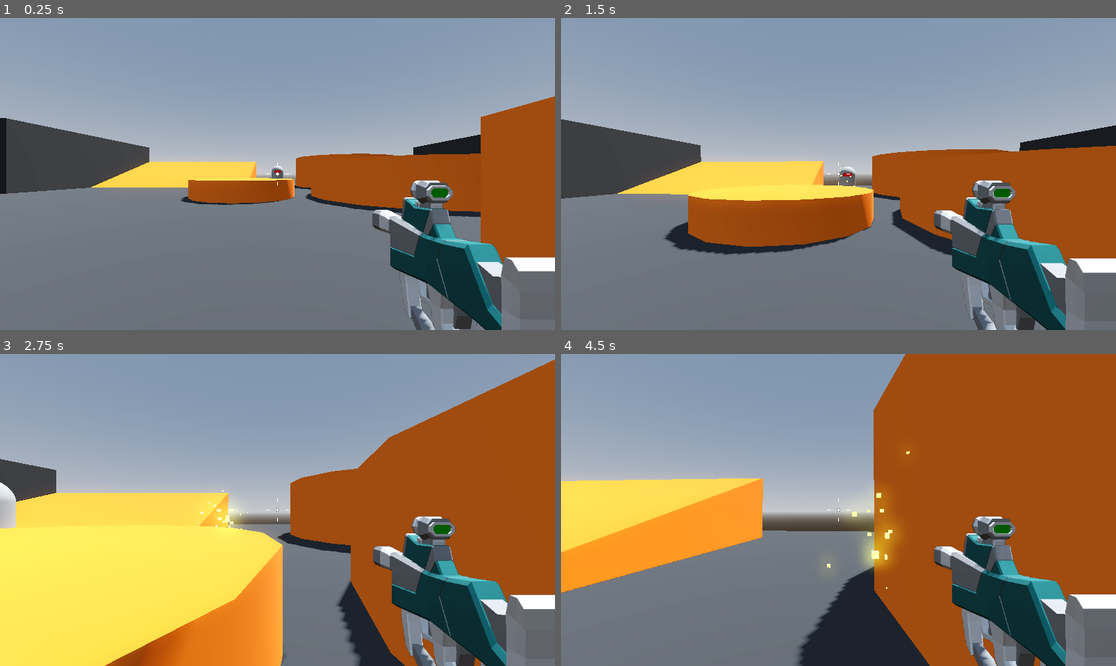
Above: before the commit, frames 1-4 (two rows, left to right).
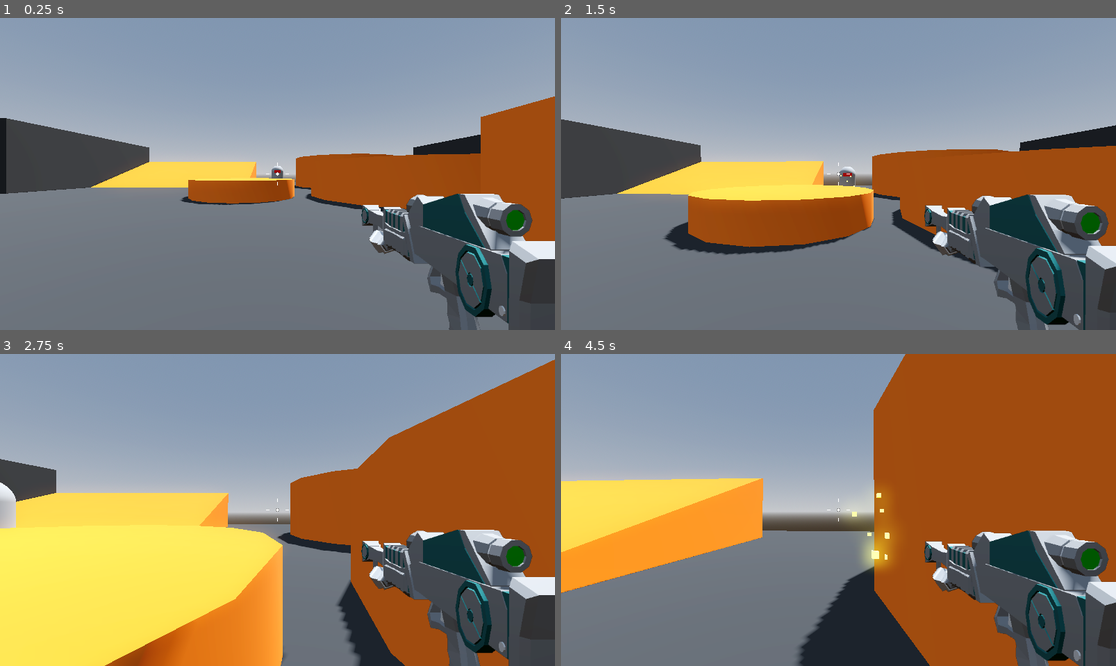
Above: after the commit, the same moments.

Repository: BlurryGames/RoboRampage
Game: Godot game, scene res://levels/sand_box.tscn
The game is run twice, just before and just after one commit, with the same random seed, the same clock (stepped at 60 frames per second) and the same inputs.
Inputs (mouse positions are in pixels of both pictures, inside the frame that each line leads up to):
- Up to frame 1 (0.25 s): no input
- Up to frame 2 (1.5 s): tap Enter at 0.5 s; move the mouse to (866, 174) at 0.52 s; press the mouse at (866, 174) at 0.53 s; hold W (move_forward) from 0.53 s (still down); tap Space (jump) at 0.77 s; move the mouse to (810, 174) at 1.27 s; release the mouse at (810, 174) at 1.28 s; click (810, 174) at 1.35 s
- Up to frame 3 (2.75 s): keep holding W (move_forward); tap Space (jump) at 1.52 s; move the mouse to (288, 503) at 2.02 s; press the mouse at (288, 503) at 2.03 s
- Up to frame 4 (4.5 s): keep holding W (move_forward); move the mouse to (832, 516) at 2.77 s; release the mouse at (832, 516) at 2.78 s; click (832, 516) at 2.85 s; tap Space (jump) at 3.02, 3.77 s; move the mouse to (877, 513) at 3.52 s; press the mouse at (877, 513) at 3.53 s; move the mouse to (794, 506) at 4.27 s; release the mouse at (794, 506) at 4.28 s; click (794, 506) at 4.35 s

The runs differ from the first frame. In frame 1, 11% of the frame differs, in the area x 65-100%, y 51-100%; in frame 2, 11%; in frame 3, 12%; in frame 4, 12%, in the area x 47-100%, y 31-100%.

Commit message:
Section4: Robo Rampage / Lesson21: Weapon Variety

Diff:
--- a/enemy/enemy.tscn
+++ b/enemy/enemy.tscn
@@ -11,6 +11,45 @@
 
 [sub_resource type="BoxMesh" id="BoxMesh_5pie4"]
 size = Vector3(0.5, 0.2, 0.2)
+
+[sub_resource type="Animation" id="Animation_7t68i"]
+length = 0.001
+tracks/0/type = "value"
+tracks/0/imported = false
+tracks/0/enabled = true
+tracks/0/path = NodePath("Visor:position")
+tracks/0/interp = 1
+tracks/0/loop_wrap = true
+tracks/0/keys = {
+"times": PackedFloat32Array(0),
+"transitions": PackedFloat32Array(1),
+"update": 0,
+"values": [Vector3(0, 0.5, 0.5)]
+}
+tracks/1/type = "value"
+tracks/1/imported = false
+tracks/1/enabled = true
+tracks/1/path = NodePath("Visor:scale")
+tracks/1/interp = 1
+tracks/1/loop_wrap = true
+tracks/1/keys = {
+"times": PackedFloat32Array(0),
+"transitions": PackedFloat32Array(1),
+"update": 0,
+"values": [Vector3(1, 1, 1)]
+}
+tracks/2/type = "value"
+tracks/2/imported = false
+tracks/2/enabled = true
+tracks/2/path = NodePath("Visor:material_override:albedo_color")
+tracks/2/interp = 1
+tracks/2/loop_wrap = true
+tracks/2/keys = {
+"times": PackedFloat32Array(0),
+"transitions": PackedFloat32Array(1),
+"update": 0,
+"values": [Color(1, 0, 0, 1)]
+}
 
 [sub_resource type="Animation" id="Animation_lwj8s"]
 resource_name = "attack"
@@ -66,45 +105,6 @@
 }]
 }
 
-[sub_resource type="Animation" id="Animation_7t68i"]
-length = 0.001
-tracks/0/type = "value"
-tracks/0/imported = false
-tracks/0/enabled = true
-tracks/0/path = NodePath("Visor:position")
-tracks/0/interp = 1
-tracks/0/loop_wrap = true
-tracks/0/keys = {
-"times": PackedFloat32Array(0),
-"transitions": PackedFloat32Array(1),
-"update": 0,
-"values": [Vector3(0, 0.5, 0.5)]
-}
-tracks/1/type = "value"
-tracks/1/imported = false
-tracks/1/enabled = true
-tracks/1/path = NodePath("Visor:scale")
-tracks/1/interp = 1
-tracks/1/loop_wrap = true
-tracks/1/keys = {
-"times": PackedFloat32Array(0),
-"transitions": PackedFloat32Array(1),
-"update": 0,
-"values": [Vector3(1, 1, 1)]
-}
-tracks/2/type = "value"
-tracks/2/imported = false
-tracks/2/enabled = true
-tracks/2/path = NodePath("Visor:material_override:albedo_color")
-tracks/2/interp = 1
-tracks/2/loop_wrap = true
-tracks/2/keys = {
-"times": PackedFloat32Array(0),
-"transitions": PackedFloat32Array(1),
-"update": 0,
-"values": [Color(1, 0, 0, 1)]
-}
-
 [sub_resource type="AnimationLibrary" id="AnimationLibrary_7exfv"]
 _data = {
 "RESET": SubResource("Animation_7t68i"),
--- a/player/game_over_menu.tres
+++ b/player/game_over_menu.tres
@@ -43,7 +43,6 @@
 
 }
 "
-graph_offset = Vector2(-295.283, 41.0763)
 mode = 1
 flags/light_only = false
 nodes/fragment/3/node = SubResource("VisualShaderNodeTexture_4sdon")
--- a/player/player.tscn
+++ b/player/player.tscn
@@ -3,13 +3,40 @@
 [ext_resource type="Script" path="res://player/player.gd" id="1_rqva8"]
 [ext_resource type="Script" path="res://player/smooth_camera.gd" id="2_of6xf"]
 [ext_resource type="Script" path="res://player/crosshair.gd" id="3_l2edp"]
-[ext_resource type="PackedScene" uid="uid://dqdqdrigydbwt" path="res://weapons/s_m_g.tscn" id="3_nrt1c"]
+[ext_resource type="PackedScene" uid="uid://b8g0xolq2fe5d" path="res://weapons/rifle.tscn" id="3_unvxj"]
 [ext_resource type="Texture2D" uid="uid://v1ebnthspnru" path="res://player/damage.png" id="5_brkmm"]
 [ext_resource type="PackedScene" uid="uid://ben4qg85pgjue" path="res://player/game_over_menu.tscn" id="6_r08fl"]
 
 [sub_resource type="CapsuleMesh" id="CapsuleMesh_lbar4"]
 
 [sub_resource type="CapsuleShape3D" id="CapsuleShape3D_iqcxw"]
+
+[sub_resource type="Animation" id="Animation_xwth6"]
+length = 0.001
+tracks/0/type = "value"
+tracks/0/imported = false
+tracks/0/enabled = true
+tracks/0/path = NodePath(".:scale")
+tracks/0/interp = 1
+tracks/0/loop_wrap = true
+tracks/0/keys = {
+"times": PackedFloat32Array(0),
+"transitions": PackedFloat32Array(1),
+"update": 0,
+"values": [Vector2(1, 1)]
+}
+tracks/1/type = "value"
+tracks/1/imported = false
+tracks/1/enabled = true
+tracks/1/path = NodePath(".:modulate")
+tracks/1/interp = 1
+tracks/1/loop_wrap = true
+tracks/1/keys = {
+"times": PackedFloat32Array(0),
+"transitions": PackedFloat32Array(1),
+"update": 0,
+"values": [Color(1, 1, 1, 0)]
+}
 
 [sub_resource type="Animation" id="Animation_5scwj"]
 resource_name = "take_damage"
@@ -39,33 +66,6 @@
 "values": [Color(1, 1, 1, 1), Color(1, 1, 1, 0)]
 }
 
-[sub_resource type="Animation" id="Animation_xwth6"]
-length = 0.001
-tracks/0/type = "value"
-tracks/0/imported = false
-tracks/0/enabled = true
-tracks/0/path = NodePath(".:scale")
-tracks/0/interp = 1
-tracks/0/loop_wrap = true
-tracks/0/keys = {
-"times": PackedFloat32Array(0),
-"transitions": PackedFloat32Array(1),
-"update": 0,
-"values": [Vector2(1, 1)]
-}
-tracks/1/type = "value"
-tracks/1/imported = false
-tracks/1/enabled = true
-tracks/1/path = NodePath(".:modulate")
-tracks/1/interp = 1
-tracks/1/loop_wrap = true
-tracks/1/keys = {
-"times": PackedFloat32Array(0),
-"transitions": PackedFloat32Array(1),
-"update": 0,
-"values": [Color(1, 1, 1, 0)]
-}
-
 [sub_resource type="AnimationLibrary" id="AnimationLibrary_6mdmo"]
 _data = {
 "RESET": SubResource("Animation_xwth6"),
@@ -89,10 +89,10 @@
 cull_mask = 1048573
 script = ExtResource("2_of6xf")
 
-[node name="SMG" parent="CameraPivot/SmoothCamera" instance=ExtResource("3_nrt1c")]
-
 [node name="RemoteTransform3D" type="RemoteTransform3D" parent="CameraPivot/SmoothCamera"]
 remote_path = NodePath("../../../SubViewport/SubViewport/WeaponCamera")
+
+[node name="Rifle" parent="CameraPivot/SmoothCamera" instance=ExtResource("3_unvxj")]
 
 [node name="SubViewport" type="SubViewportContainer" parent="."]
 anchors_preset = 15
--- a/weapons/hitscan_weapon.gd
+++ b/weapons/hitscan_weapon.gd
@@ -9,15 +9,22 @@
 
 @export var weapon_damage: int = 15
 
+@export var automatic: bool = false
+
 @onready var ray_cast_3d: RayCast3D = $RayCast3D
 @onready var cooldown_timer: Timer = $CooldownTimer
 
 @onready var weapon_position: Vector3 = weapon_mesh.position
 
 func _process(delta: float) -> void:
-	if Input.is_action_pressed("fire"):
-		if cooldown_timer.is_stopped():
-			shoot()
+	if automatic:
+		if Input.is_action_pressed("fire"):
+			if cooldown_timer.is_stopped():
+				shoot()
+	else:
+		if Input.is_action_just_pressed("fire"):
+			if cooldown_timer.is_stopped():
+				shoot()
 
 	weapon_mesh.position = weapon_mesh.position.lerp(weapon_position, 10.0 * delta)
 
--- /dev/null
+++ b/weapons/rifle.tscn
@@ -0,0 +1,86 @@
+[gd_scene load_steps=8 format=3 uid="uid://b8g0xolq2fe5d"]
+
+[ext_resource type="PackedScene" uid="uid://bptswx276tjax" path="res://weapons/hitscan_weapon.tscn" id="1_abklq"]
+[ext_resource type="PackedScene" uid="uid://yfe4id68k47k" path="res://weapons/Rifle.glb" id="3_n8afg"]
+
+[sub_resource type="StandardMaterial3D" id="StandardMaterial3D_a7t2n"]
+emission_enabled = true
+emission = Color(1, 1, 1, 1)
+emission_energy_multiplier = 3.0
+
+[sub_resource type="Curve" id="Curve_pi1wu"]
+_data = [Vector2(0, 1), 0.0, 0.0, 0, 0, Vector2(1, 0), 0.0, 0.0, 0, 0]
+point_count = 2
+
+[sub_resource type="CurveTexture" id="CurveTexture_tt8ac"]
+curve = SubResource("Curve_pi1wu")
+
+[sub_resource type="ParticleProcessMaterial" id="ParticleProcessMaterial_j667w"]
+direction = Vector3(0, 0, -1)
+spread = 8.0
+initial_velocity_min = 6.0
+initial_velocity_max = 8.0
+gravity = Vector3(0, 0, 0)
+scale_curve = SubResource("CurveTexture_tt8ac")
+
+[sub_resource type="BoxMesh" id="BoxMesh_uvyiu"]
+size = Vector3(0.1, 0.1, 0.1)
+
+[node name="Rifle" node_paths=PackedStringArray("muzzle_flash", "weapon_mesh") instance=ExtResource("1_abklq")]
+muzzle_flash = NodePath("MuzzleFlash")
+weapon_mesh = NodePath("Rifle")
+fire_rate = 8.0
+recoil = 0.3
+weapon_damage = 70
+
+[node name="MuzzleFlash" type="GPUParticles3D" parent="." index="2"]
+transform = Transform3D(1, 0, 0, 0, 1, 0, 0, 0, 1, 0.7, -0.3, -3.2)
+layers = 2
+material_override = SubResource("StandardMaterial3D_a7t2n")
+cast_shadow = 0
+emitting = false
+lifetime = 0.07
+one_shot = true
+explosiveness = 1.0
+fixed_fps = 60
+local_coords = true
+process_material = SubResource("ParticleProcessMaterial_j667w")
+draw_pass_1 = SubResource("BoxMesh_uvyiu")
+
+[node name="Rifle" parent="." index="3" instance=ExtResource("3_n8afg")]
+transform = Transform3D(1, 0, 0, 0, 1, 0, 0, 0, 1, 0.7, -0.3, -1.8)
+
+[node name="Part_104" parent="Rifle" index="0"]
+layers = 2
+
+[node name="Gun butt_018" parent="Rifle" index="1"]
+layers = 2
+
+[node name="Part_106" parent="Rifle" index="2"]
+layers = 2
+
+[node name="Grip_027" parent="Rifle" index="3"]
+layers = 2
+
+[node name="Part_108" parent="Rifle" index="4"]
+layers = 2
+
+[node name="Scope_022" parent="Rifle" index="5"]
+layers = 2
+
+[node name="Scope_023" parent="Rifle" index="6"]
+layers = 2
+
+[node name="Extra accessories_008" parent="Rifle" index="7"]
+layers = 2
+
+[node name="Part_112" parent="Rifle" index="8"]
+layers = 2
+
+[node name="Part_113" parent="Rifle" index="9"]
+layers = 2
+
+[node name="Muzzle breaks" parent="Rifle" index="10"]
+layers = 2
+
+[editable path="Rifle"]
--- a/weapons/s_m_g.tscn
+++ b/weapons/s_m_g.tscn
@@ -29,6 +29,7 @@
 [node name="SMG" node_paths=PackedStringArray("muzzle_flash", "weapon_mesh") instance=ExtResource("1_viww5")]
 muzzle_flash = NodePath("MuzzleFlash")
 weapon_mesh = NodePath("SMG")
+automatic = true
 
 [node name="SMG" parent="." index="1" instance=ExtResource("2_6fmh6")]
 transform = Transform3D(1, 0, 0, 0, 1, 0, 0, 0, 1, 0.7, -0.35, -1.8)
--- a/weapons/sparks.tscn
+++ b/weapons/sparks.tscn
@@ -21,6 +21,21 @@
 
 [sub_resource type="BoxMesh" id="BoxMesh_0at4u"]
 size = Vector3(0.1, 0.1, 0.1)
+
+[sub_resource type="Animation" id="Animation_iwx5l"]
+length = 0.001
+tracks/0/type = "value"
+tracks/0/imported = false
+tracks/0/enabled = true
+tracks/0/path = NodePath(".:emitting")
+tracks/0/interp = 1
+tracks/0/loop_wrap = true
+tracks/0/keys = {
+"times": PackedFloat32Array(0),
+"transitions": PackedFloat32Array(1),
+"update": 1,
+"values": [false]
+}
 
 [sub_resource type="Animation" id="Animation_40ol6"]
 resource_name = "spark"
@@ -51,21 +66,6 @@
 }]
 }
 
-[sub_resource type="Animation" id="Animation_iwx5l"]
-length = 0.001
-tracks/0/type = "value"
-tracks/0/imported = false
-tracks/0/enabled = true
-tracks/0/path = NodePath(".:emitting")
-tracks/0/interp = 1
-tracks/0/loop_wrap = true
-tracks/0/keys = {
-"times": PackedFloat32Array(0),
-"transitions": PackedFloat32Array(1),
-"update": 1,
-"values": [false]
-}
-
 [sub_resource type="AnimationLibrary" id="AnimationLibrary_akvjb"]
 _data = {
 "RESET": SubResource("Animation_iwx5l"),
Binary file added: weapons/Rifle.glb
Not shown, added: weapons/Rifle.glb.import
Binary file added: weapons/Rifle_Palette-Colour.png
Not shown, added: weapons/Rifle_Palette-Colour.png.import
